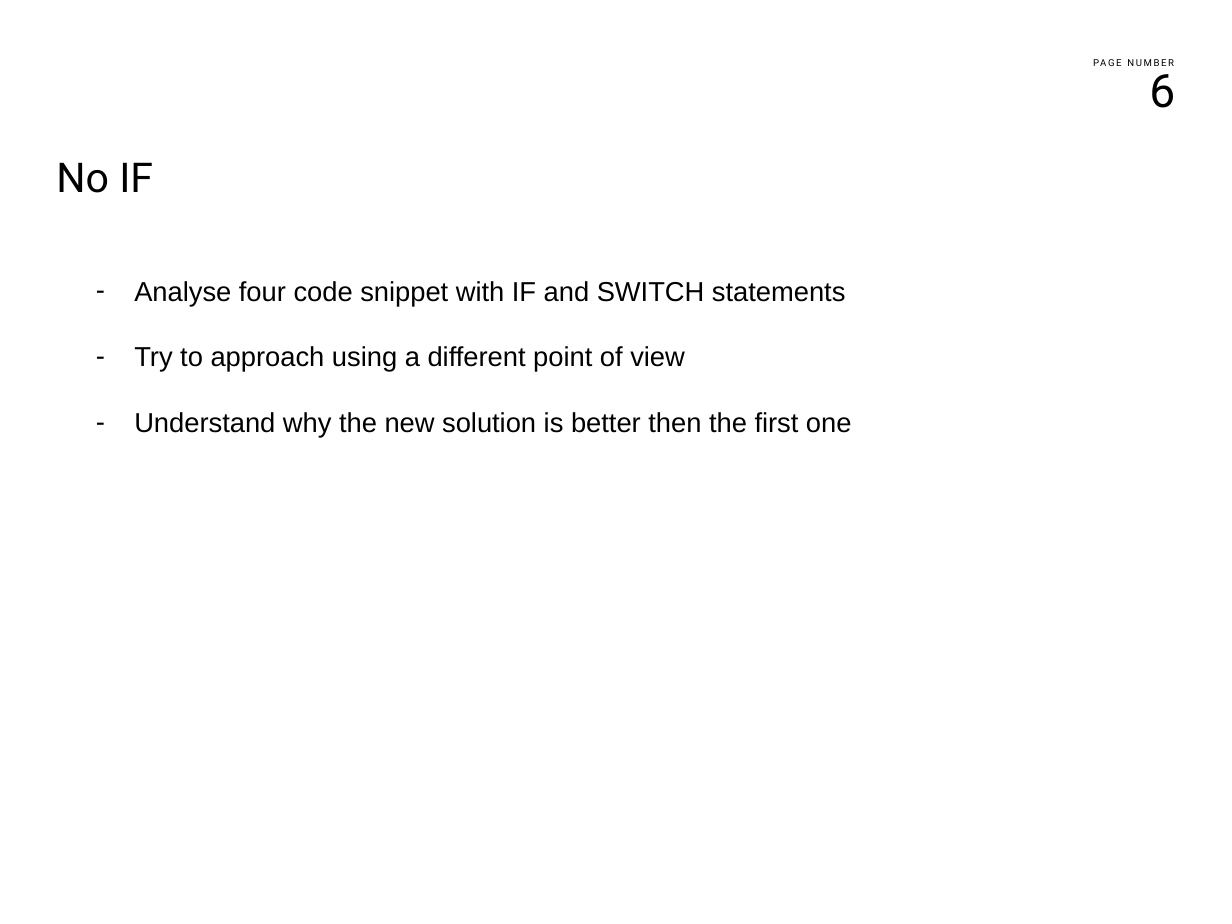
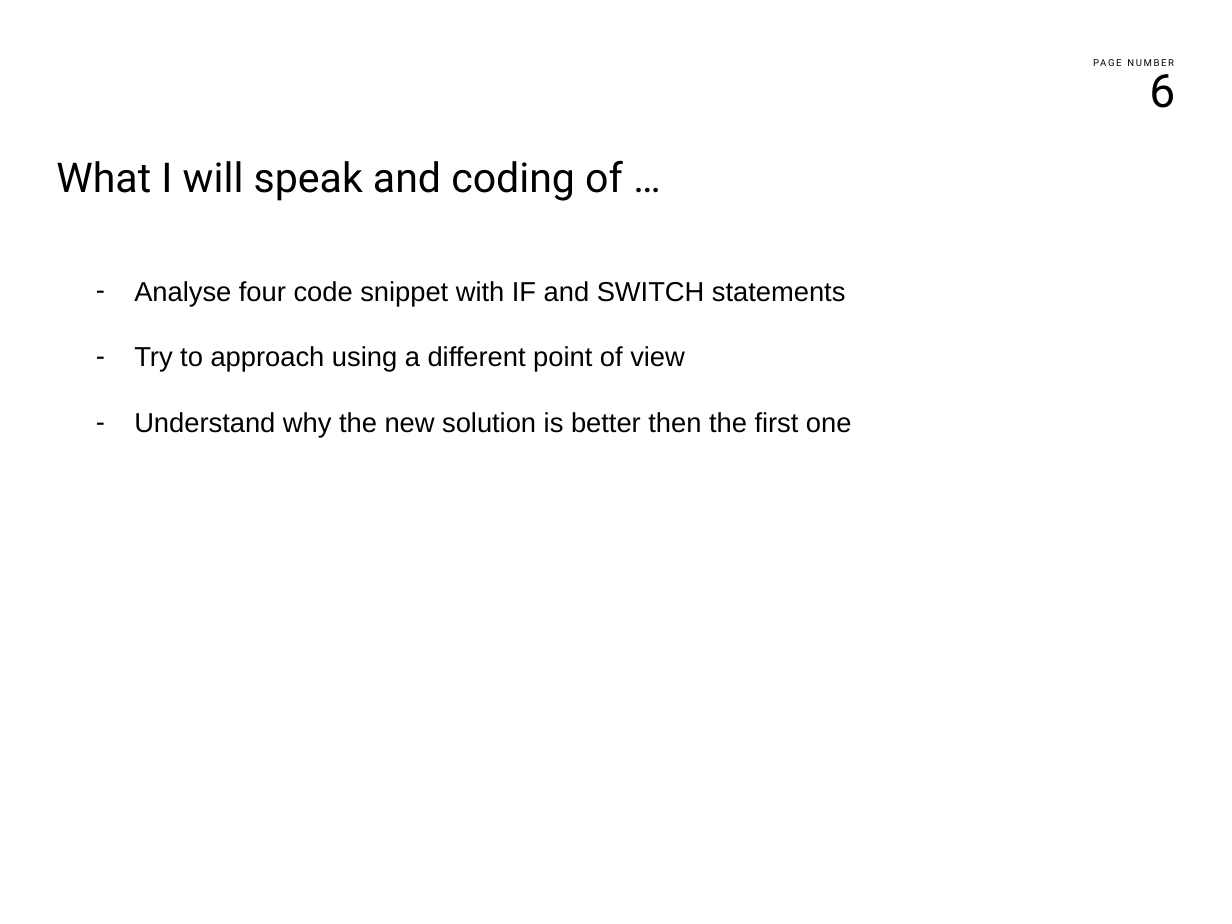
Before and after one commit to kentoo/NoIF, a slide deck: slide 6 of docs/noif.pptx. Drawn at 1232x924 pixels with LibreOffice and Linux fonts; fonts in the diff are those of the drawing; background and template pictures are left out. Boxes give left, top, right and bottom in pixels: in the first picture for what was removed or moved away, otherwise in the second. Text is boxed around its words. In the diff, an @@ line names an element or a change of style, - is before the commit and + after.

```diff
--- a/docs/noif.pptx
+++ b/docs/noif.pptx
@@ text at <box>56,160,623,201</box>: text changed @@
-No IF
+What I will speak and coding of …
```
Also in this commit, not shown: 3 slides added, 1 other file.
